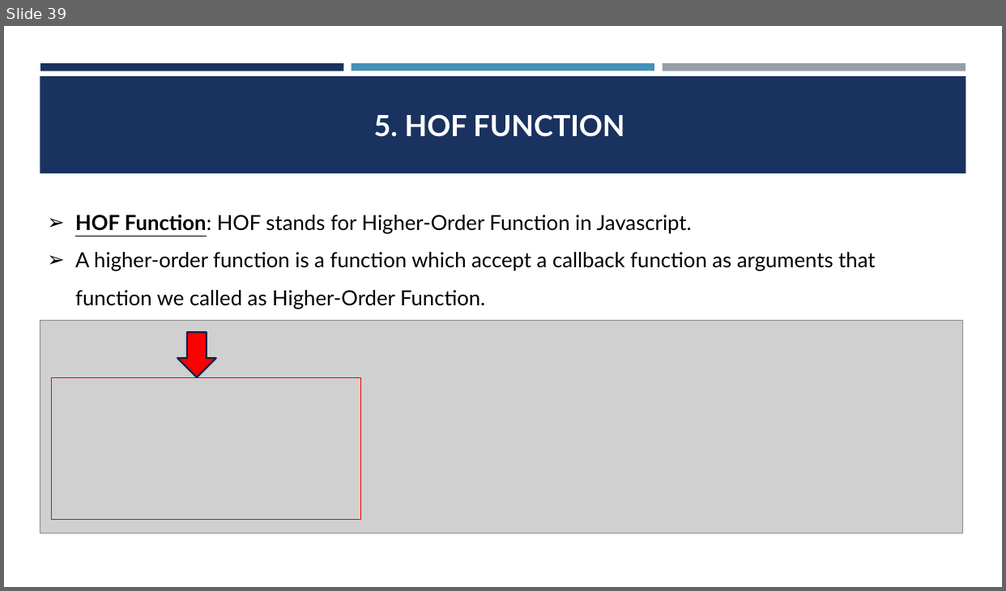
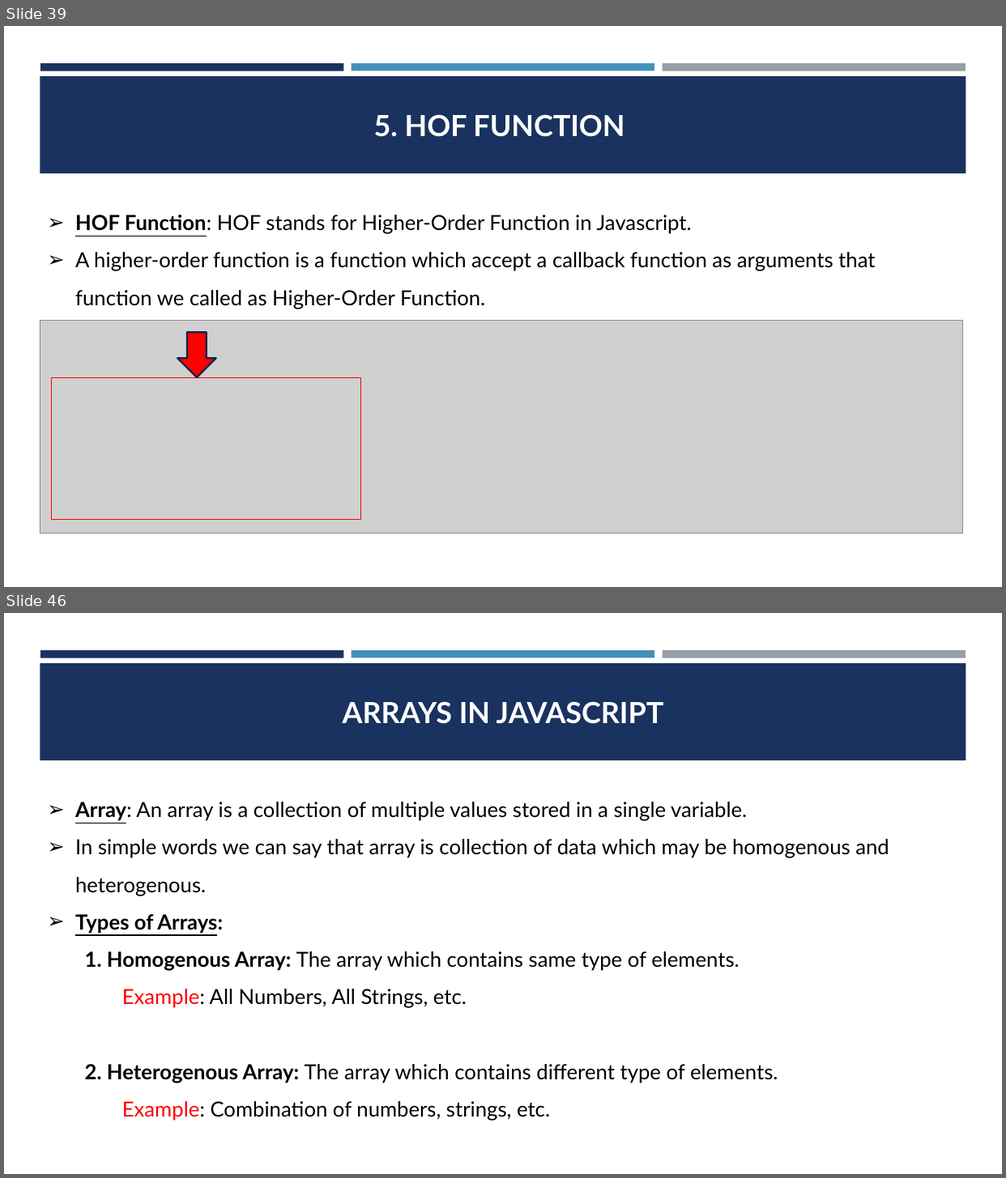
Before and after one commit to CodeCrafterRohit/PEC-Training, a slide deck: JAVASCRIPT/JAVASCRIPT PPT.pptx. Shown one above the other, each under a label of ours: slide 39 before the commit, slides 39 and 46 after it; the slides between them are not shown. The pictures are 1006x591 and 1006x1178 pixels, drawn with LibreOffice and Linux fonts; fonts in the diff are those of the drawing; grey boxes stand for pictures. Boxes give left, top, right and bottom in pixels: in the first picture for what was removed or moved away, otherwise in the second. Text is boxed around its words. In the diff, an @@ line names an element or a change of style, - is before the commit and + after.

```diff
--- a/JAVASCRIPT/JAVASCRIPT PPT.pptx
+++ b/JAVASCRIPT/JAVASCRIPT PPT.pptx
@@ slide 46 added at <box>4,613,1002,1174</box>, background #FFFFFF; not listed: 4 template elements that a slide beside it also shows @@
@@ title added at <box>343,701,664,724</box>, 28 pt, text #FFFFFF, bold @@
+ARRAYS IN JAVASCRIPT
@@ text added at <box>75,802,889,1121</box>, 20 pt, text #000000 @@
+➢ Array: An array is a collection of multiple values stored in a single variable.
+➢ In simple words we can say that array is collection of data which may be homogenous and heterogenous.
+➢ Types of Arrays:
+1. Homogenous Array: The array which contains same type of elements.
+Example: All Numbers, All Strings, etc.
+2. Heterogenous Array: The array which contains different type of elements.
+Example: Combination of numbers, strings, etc.
```
Also in this commit, not shown: 13 other slides added, 13 other files.
